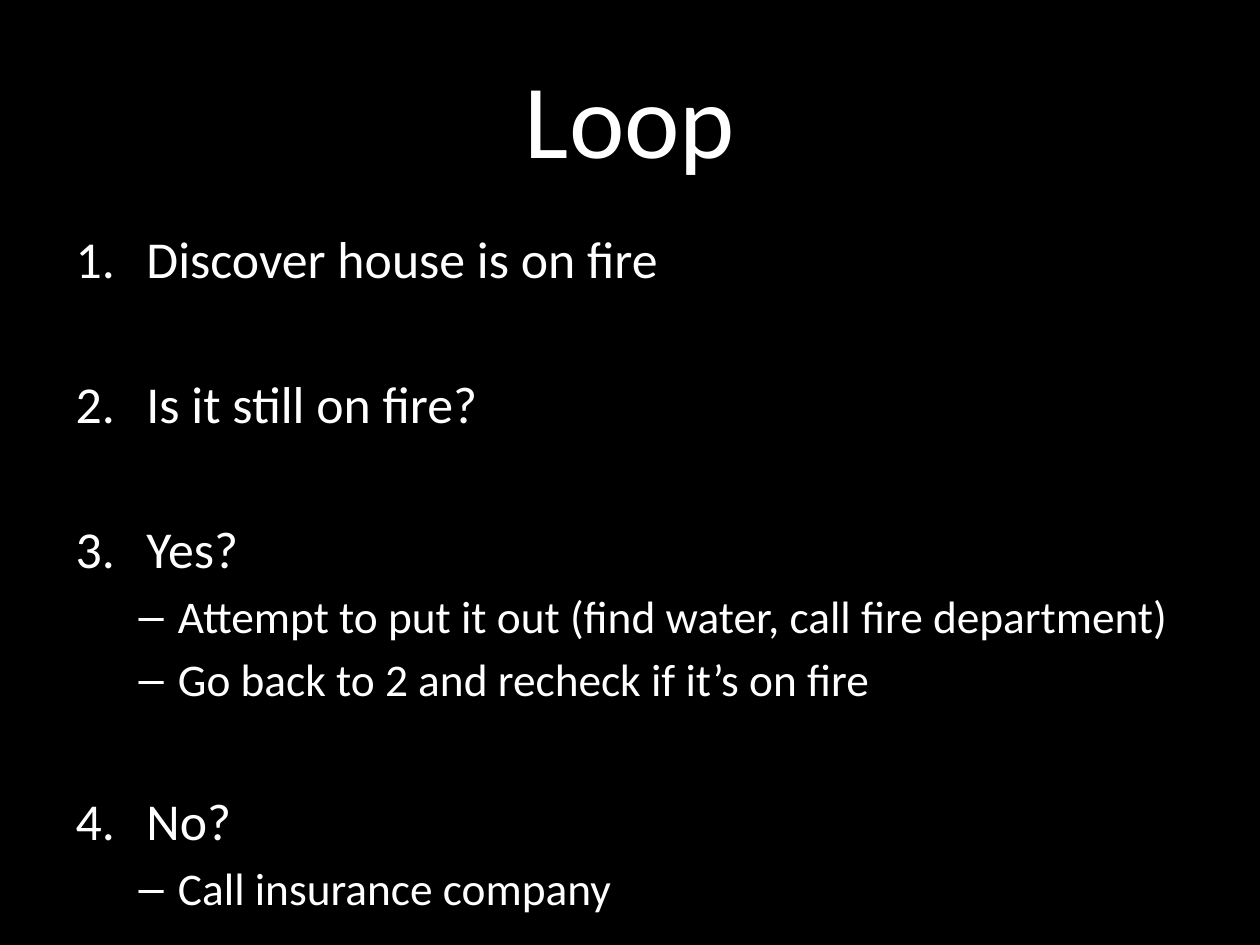
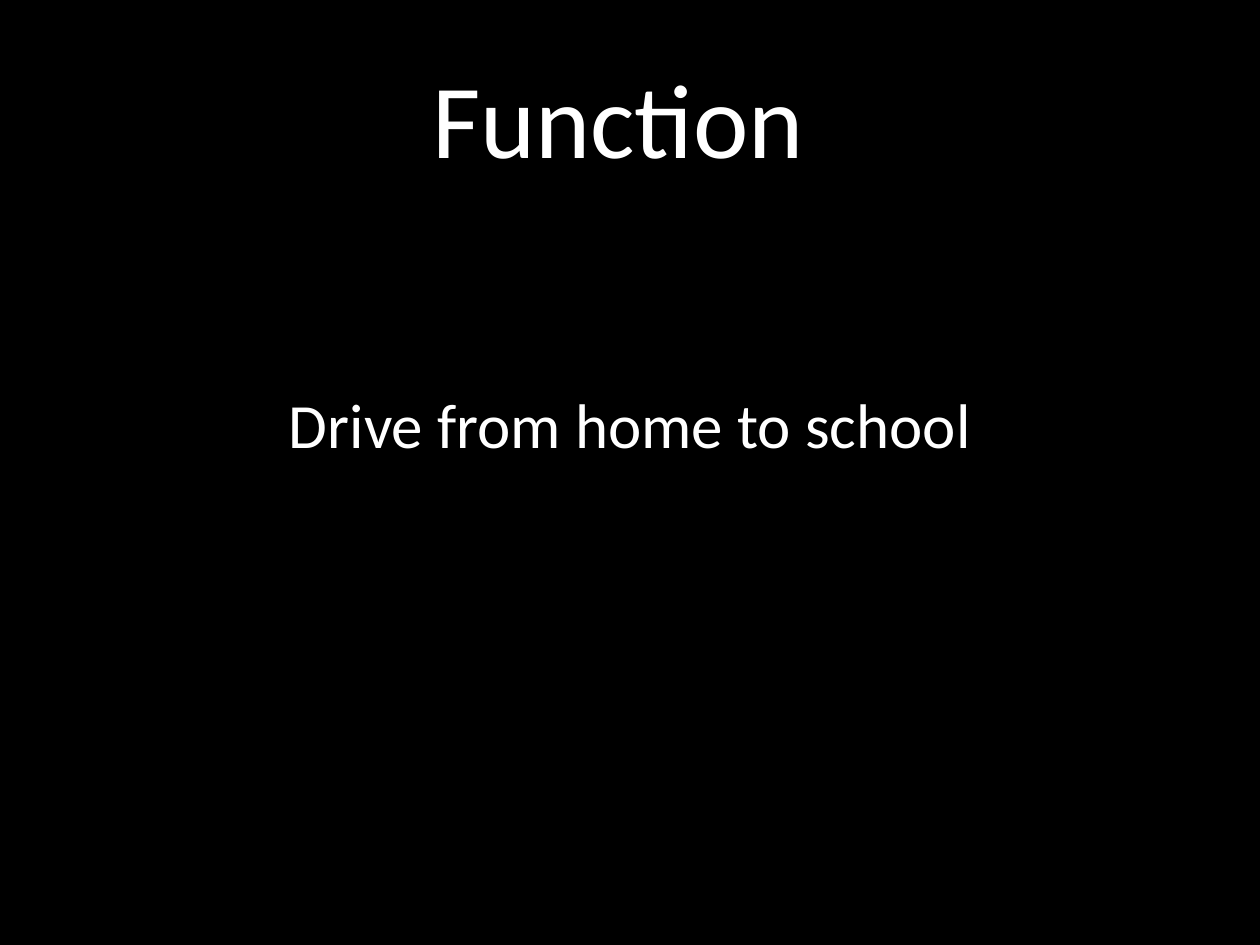
Before and after one commit to jessehartloff/CourseWebsite, a slide deck: slide 6 of content/cse115/media/115Slides/3-Functions.pptx. Drawn at 1260x945 pixels with LibreOffice and Linux fonts; fonts in the diff are those of the drawing. Boxes give left, top, right and bottom in pixels: in the first picture for what was removed or moved away, otherwise in the second. Text is boxed around its words. In the diff, an @@ line names an element or a change of style, - is before the commit and + after.

Commit message:
add function slides

```diff
--- a/content/cse115/media/115Slides/3-Functions.pptx
+++ b/content/cse115/media/115Slides/3-Functions.pptx
@@ title at <box>432,85,804,159</box>: text changed @@
-Loop
+Function
@@ text at <box>289,404,970,449</box>: text changed; size 25.9 to 36 pt @@
-1. Discover house is on fire
-2. Is it still on fire?
-3. Yes?
-  – Attempt to put it out (find water, call fire department)
-  – Go back to 2 and recheck if it’s on fire
-4. No?
-  – Call insurance company
+Drive from home to school
```
Also in this commit, not shown: 2 other slides changed, 11 slides added, 7 slides removed, 1 other file.
